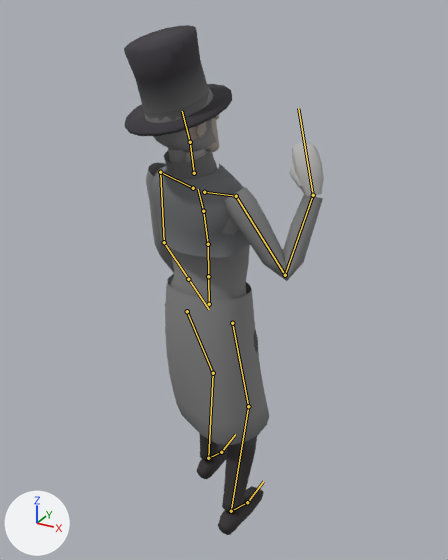
A saved change to the glTF model assets/models/characters/noble_man.glb.
The view is the same before and after, from a camera (50 mm lens) standing at (1.033, -1.808, 1.941) and looking at (0.025, 0.025, 1.024). Arrows for +X, +Y and +Z are at lower left; the lights stay in place. The older version comes first. Both versions are drawn at frame 11 of the action 'pull'; the numbers are the values there. The bones that change, and the others that lie on the model, are drawn over the model as lines.

Names of what the first picture shows: 'G_cape', 'G_hat_bowler', 'G_hat_top', 'G_longcoat', 'G_tails', 'Noble_man'.
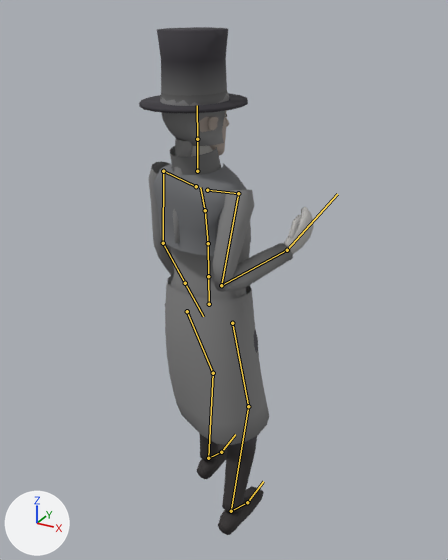
What differs and where, as boxes [x1, y1, x2, y2] in the pictures (448 x 560 px):
```json
{"object": "Noble_man", "change": "posed", "before": [145, 88, 324, 535], "after": [148, 92, 314, 535], "on screen": "7% narrower"}
{"object": "G_hat_top", "change": "posed", "before": [124, 25, 232, 136], "after": [139, 27, 248, 113], "on screen": "22% shorter"}
{"object": "G_cape", "change": "posed", "before": [150, 164, 249, 258], "after": [153, 164, 251, 256]}
{"object": "G_hat_bowler", "change": "posed", "before": [144, 90, 210, 121], "after": [161, 90, 227, 106]}
{"bone": "Spine", "before": "(208, 276) to (208, 244)", "after": "(208, 276) to (208, 243)"}
{"bone": "Chest", "before": "(208, 244) to (203, 211)", "after": "(208, 243) to (205, 210)"}
{"bone": "UpperChest", "before": "(203, 211) to (198, 189)", "after": "(205, 210) to (200, 187)"}
{"bone": "Neck", "before": "(194, 173) to (190, 142)", "after": "(197, 171) to (197, 139)"}
{"bone": "Head", "before": "(190, 142) to (182, 111)", "after": "(197, 139) to (197, 105)"}
{"bone": "RightUpperArm", "before": "(236, 196) to (285, 275)", "after": "(238, 193) to (221, 285)"}
{"bone": "RightLowerArm", "before": "(285, 275) to (313, 195)", "after": "(221, 285) to (287, 250)"}
{"bone": "RightHand", "before": "(313, 195) to (298, 108)", "after": "(287, 250) to (337, 194)"}
```

Scene script edits in JSON lines:
```json
{"block": "bone_spine", "where": "bone_spine = bpy.data.objects['Armature'].pose.bones['Spine']  # child of 'Hips'"}
{"op": "set", "path": "bone_spine.rotation_quaternion", "old": "(0.998, -0.031, -0.046, 0.0)", "new": "(0.999, -0.021, -0.046, 0.001)", "note": "degrees (-4, -5, 0) -> degrees (-2, -5, 0)"}
{"block": "bone_chest", "where": "bone_chest = bpy.data.objects['Armature'].pose.bones['Chest']  # child of 'Spine'"}
{"op": "set", "path": "bone_chest.rotation_quaternion", "old": "(0.998, -0.036, -0.054, -0.004)", "new": "(0.998, -0.024, -0.054, -0.003)", "note": "degrees (-4, -6, 0) -> degrees (-3, -6, 0)"}
{"block": "bone_upperchest", "where": "bone_upperchest = bpy.data.objects['Armature'].pose.bones['UpperChest']  # child of 'Chest'"}
{"op": "set", "path": "bone_upperchest.rotation_quaternion", "old": "(0.998, -0.036, -0.054, -0.007)", "new": "(0.998, -0.024, -0.054, -0.006)", "note": "degrees (-4, -6, -1) -> degrees (-3, -6, -1)"}
{"block": "bone_neck", "where": "bone_neck = bpy.data.objects['Armature'].pose.bones['Neck']  # child of 'UpperChest'"}
{"op": "set", "path": "bone_neck.rotation_quaternion", "old": "(1.0, -0.021, 0.0, 0.0)", "new": "(1.0, 0.024, 0.0, 0.0)", "note": "degrees (-2, 0, 0) -> degrees (3, 0, 0)"}
{"block": "bone_head", "where": "bone_head = bpy.data.objects['Armature'].pose.bones['Head']  # child of 'Neck'"}
{"op": "set", "path": "bone_head.rotation_quaternion", "old": "(1.0, -0.031, 0.0, 0.0)", "new": "(0.999, 0.036, 0.0, 0.0)", "note": "degrees (-4, 0, 0) -> degrees (4, 0, 0)"}
{"block": "bone_rightupperarm", "where": "bone_rightupperarm = bpy.data.objects['Armature'].pose.bones['RightUpperArm']  # child of 'RightShoulder'"}
{"op": "set", "path": "bone_rightupperarm.rotation_quaternion", "old": "(0.948, 0.046, 0.297, 0.107)", "new": "(0.932, -0.213, 0.04, 0.291)", "note": "degrees (10, 34, 16) -> degrees (-22, 11, 32)"}
{"block": "bone_rightlowerarm", "where": "bone_rightlowerarm = bpy.data.objects['Armature'].pose.bones['RightLowerArm']  # child of 'RightUpperArm'"}
{"op": "set", "path": "bone_rightlowerarm.rotation_quaternion", "old": "(0.476, 0.879, 0.0, 0.0)", "new": "(0.543, 0.84, 0.0, 0.0)", "note": "degrees (123, 0, 0) -> degrees (114, 0, 0)"}
{"block": "bone_righthand", "where": "bone_righthand = bpy.data.objects['Armature'].pose.bones['RightHand']  # child of 'RightLowerArm'"}
{"op": "set", "path": "bone_righthand.rotation_quaternion", "old": "(0.967, 0.255, 0.0, 0.0)", "new": "(0.975, 0.186, 0.117, 0.022)", "note": "degrees (30, 0, 0) -> degrees (22, 13, 5)"}
```
